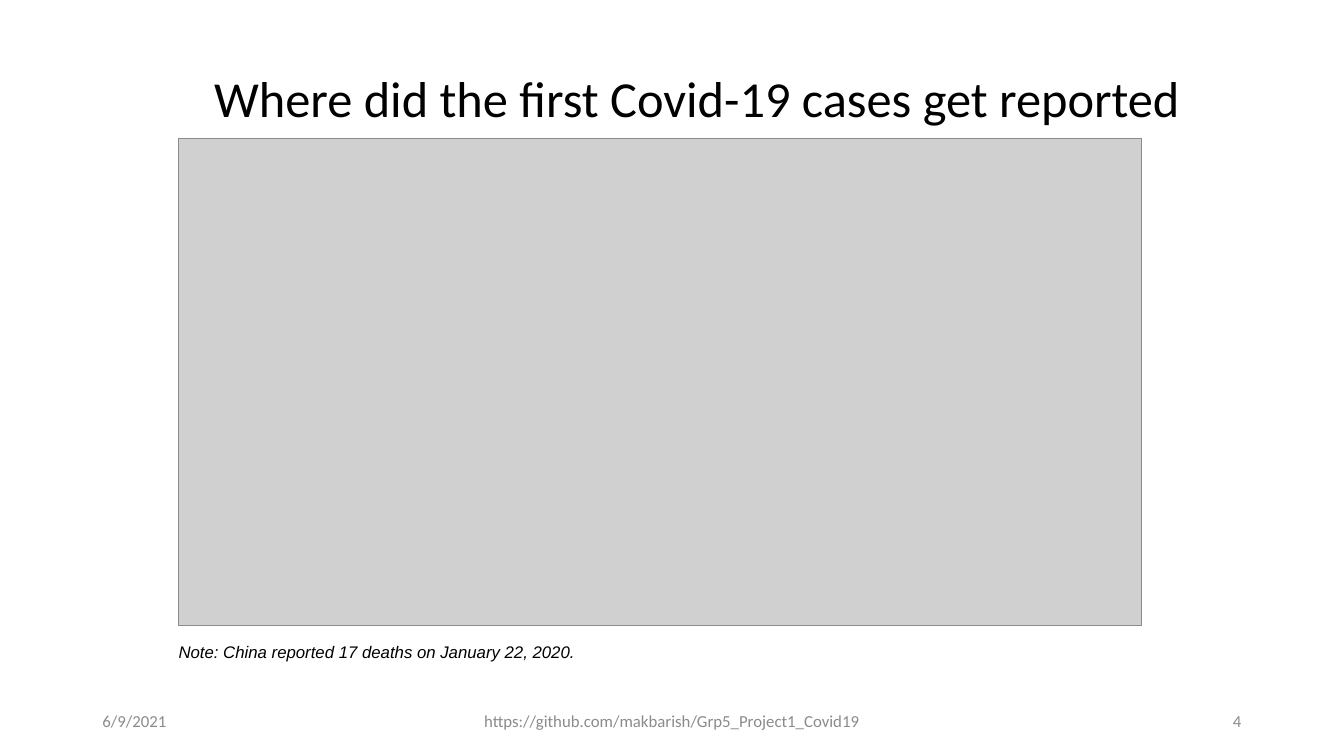
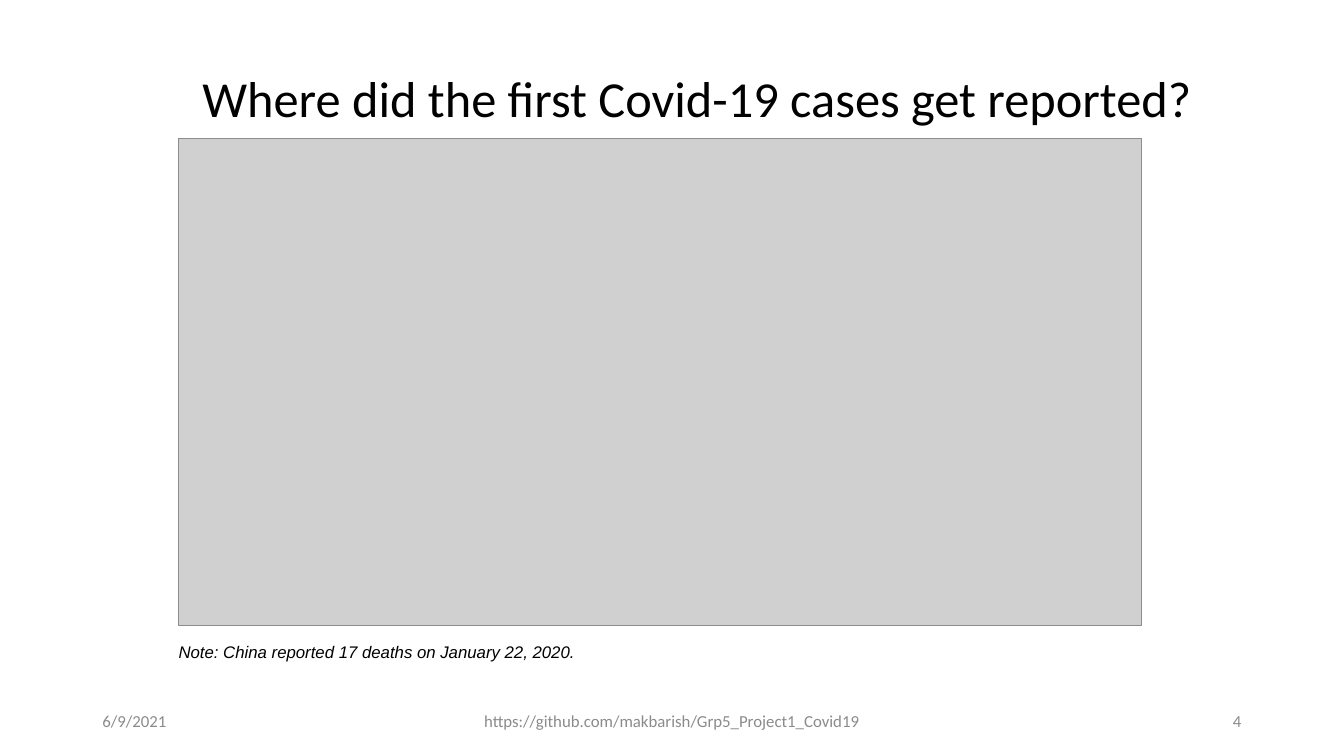
Before and after one commit to makbarish/Grp5_Project1_Covid19, a slide deck: slide 4 of Clay/Novel_Corona_Virus_2019_v2.pptx. Drawn at 1344x756 pixels with LibreOffice and Linux fonts; fonts in the diff are those of the drawing; grey boxes stand for pictures. Boxes give left, top, right and bottom in pixels: in the first picture for what was removed or moved away, otherwise in the second. Text is boxed around its words. In the diff, an @@ line names an element or a change of style, - is before the commit and + after.

```diff
--- a/Clay/Novel_Corona_Virus_2019_v2.pptx
+++ b/Clay/Novel_Corona_Virus_2019_v2.pptx
@@ title at (202,82,1191,126): text changed @@
-Where did the first Covid-19 cases get reported
+Where did the first Covid-19 cases get reported?
```
Also in this commit, not shown: 9 other slides changed, 2 slides added.
